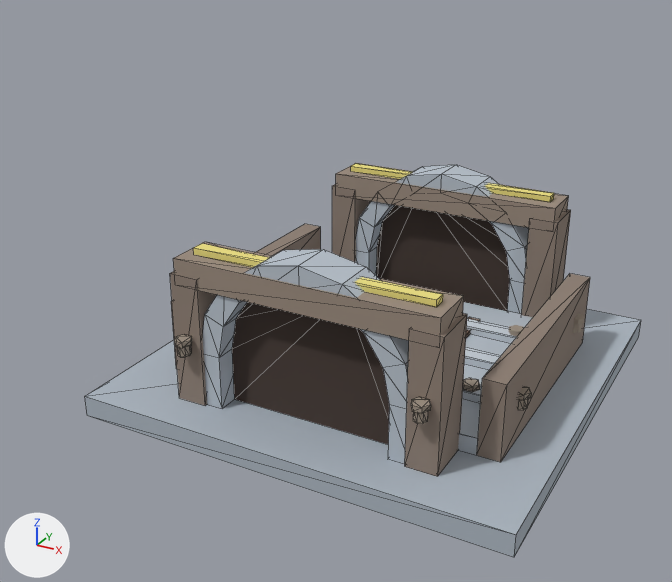
What one commit did to the glTF model buildings/tunnel/models/tunnel_flat.glb.
One viewpoint serves both versions: a camera (50 mm lens) standing at (1.73, -3.63, 2.2) and looking at (-0.16, -0.2, 0.48). The axes (+X, +Y, +Z) are drawn at lower left. The lights are the same throughout. The older version comes first. Mesh edges are drawn as thin lines on the coarser meshes. Where no turn or scale is listed for an object, it has been applied to the vertices. Vertices at exactly the same position are counted once.

The first picture shows 'BackPost_1', 'BackTopBeam', 'BasePlatform', 'CoverPlate', 'FrontPost_0', 'FrontPost_1', 'FrontTopBeam', 'PortalBack', 'PortalFront', 'SideWall_1', 'VoidBack', 'VoidFront' and 14 more.
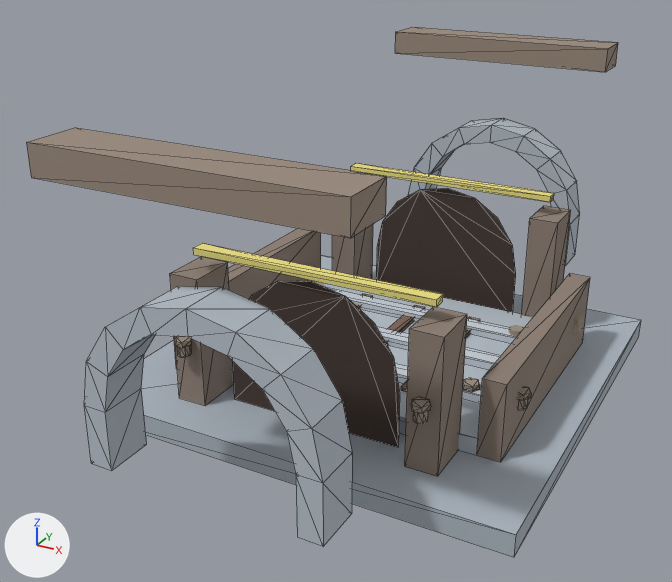
The newer file is also rescaled (x0.5) as a whole; pictures and numbers use the older file's frame.

Diff of the bpy script that builds the scene:
```diff
--- a/buildings/tunnel/models/tunnel_flat.glb.py
+++ b/buildings/tunnel/models/tunnel_flat.glb.py
@@ me_box_010 @@
 # used by ob_backtopbeam; location = (0.0, 0.704, 0.65)
-me_box_010.from_pydata(...)  # 8 vertices, 12 faces; spans x -0.6..0.6, y -0.11..0.11, z 0.0..0.12
+me_box_010.from_pydata(...)  # 8 vertices, 12 faces; spans x -0.6..0.6, y 0.594..0.814, z 0.65..0.77
+# me_box_010 part 1: the whole mesh is moved by (0.0, 0.704, 0.65)
 me_box_010.materials.append(mat_boxmat_004)
@@ me_box_007 @@
 # used by ob_fronttopbeam; location = (0.0, -0.696, 0.65)
-me_box_007.from_pydata(...)  # 8 vertices, 12 faces; spans x -0.6..0.6, y -0.11..0.11, z 0.0..0.12
+me_box_007.from_pydata(...)  # 8 vertices, 12 faces; spans x -0.6..0.6, y -0.806..-0.586, z 0.65..0.77
+# me_box_007 part 2: the whole mesh is moved by (0.0, -0.696, 0.65)
 me_box_007.materials.append(mat_boxmat_004)
@@ me_archportal_001 @@
 # used by ob_portalback; location = (0.0, 0.704, 0.1)
-me_archportal_001.from_pydata(...)  # 44 vertices, 84 faces; spans x -0.5..0.5, y -0.1..0.1, z 0.0..0.75
+me_archportal_001.from_pydata(...)  # 44 vertices, 84 faces; spans x -0.5..0.5, y 0.604..0.804, z 0.1..0.85
+# me_archportal_001 part 3: the whole mesh is moved by (0.0, 0.704, 0.1)
 me_archportal_001.materials.append(mat_boxmat_001)
@@ me_archportal @@
 # used by ob_portalfront; location = (0.0, -0.696, 0.1)
-me_archportal.from_pydata(...)  # 44 vertices, 84 faces; spans x -0.5..0.5, y -0.1..0.1, z 0.0..0.75
+me_archportal.from_pydata(...)  # 44 vertices, 84 faces; spans x -0.5..0.5, y -0.796..-0.596, z 0.1..0.85
+# me_archportal part 4: the whole mesh is moved by (0.0, -0.696, 0.1)
 me_archportal.materials.append(mat_boxmat_001)
```

Location of each change, (x1, y1, x2, y2) in pixels of the pictures (672 x 582 px):
'PortalFront', moved: before (202, 249, 409, 464); after (84, 286, 352, 547)
'FrontTopBeam', moved: before (173, 242, 464, 340); after (27, 128, 387, 238)
'BackTopBeam', moved: before (336, 164, 569, 228); after (395, 27, 618, 72)
'PortalBack', moved: before (356, 165, 529, 314); after (408, 118, 580, 266)
'SideWall_0', unchanged, uncovered by the edit: before (171, 224, 321, 369); after (174, 228, 321, 369)
'CoverStrip_2', unchanged, uncovered by the edit: before (467, 318, 517, 343); after (326, 287, 517, 343)
